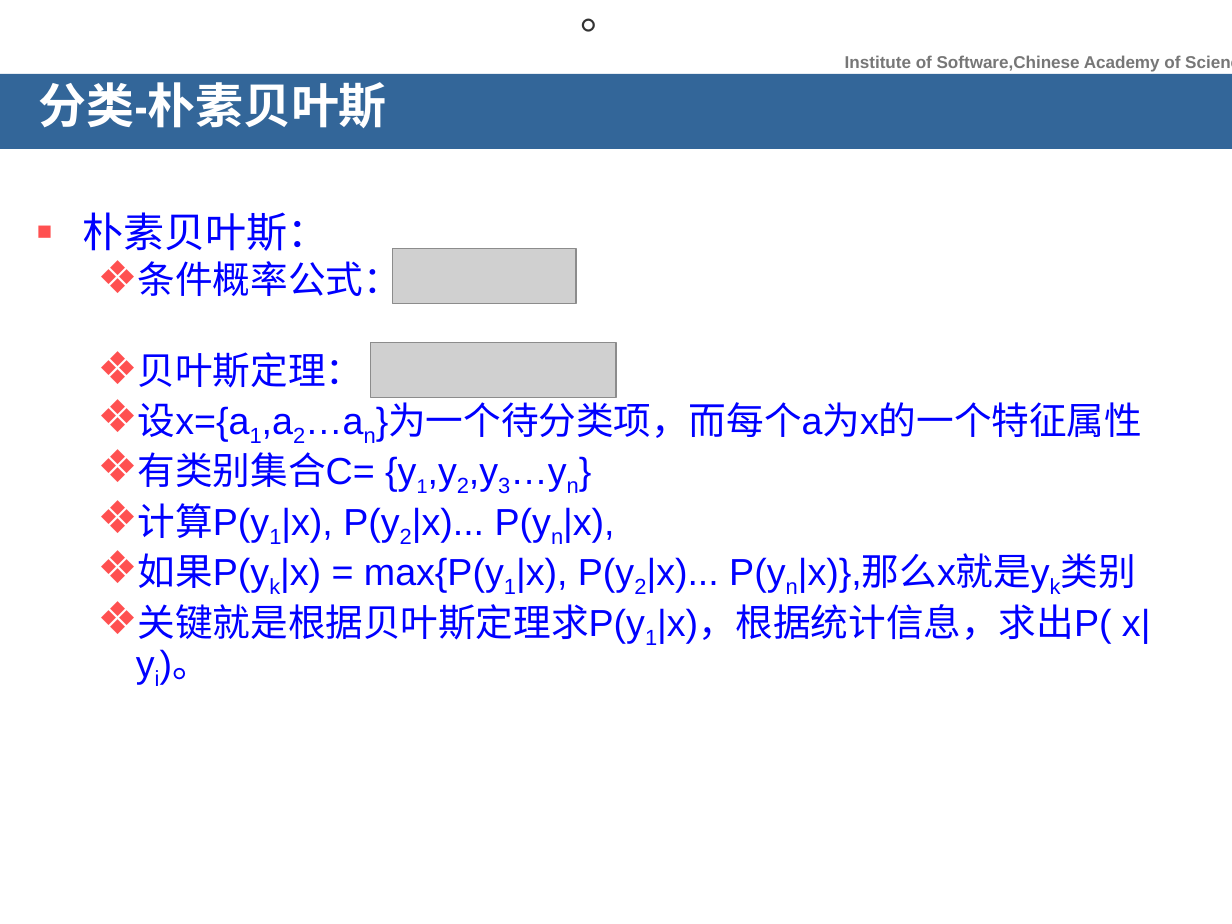
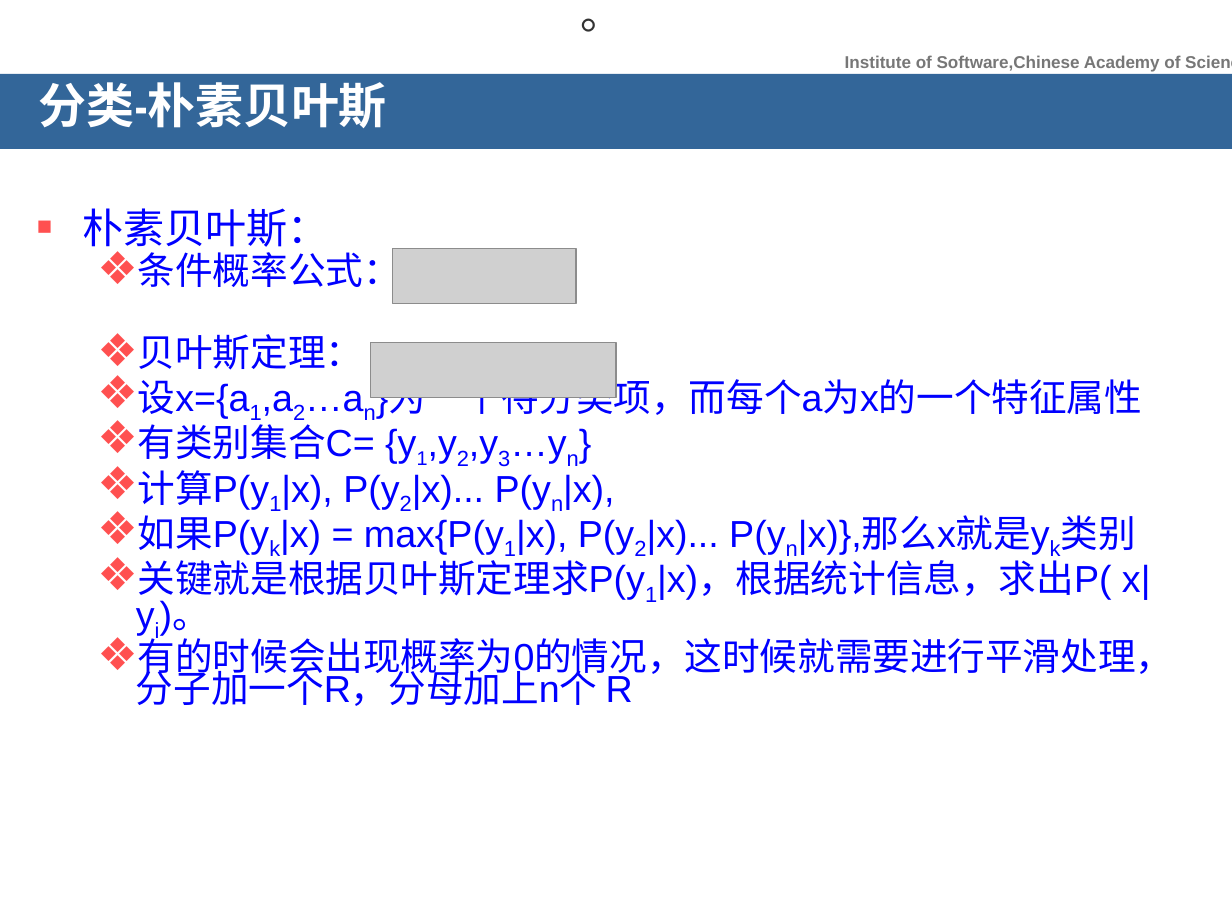
Before and after one commit to songxiaoyuan/myDataBase, a slide deck: slide 14 of documents/机器学习自己看/机器学习基本算法略谈.ppt. Drawn at 1232x924 pixels with LibreOffice and Linux fonts; fonts in the diff are those of the drawing; grey boxes stand for pictures; background and template pictures are left out. Boxes give left, top, right and bottom in pixels: in the first picture for what was removed or moved away, otherwise in the second. Text is boxed around its words. In the diff, an @@ line names an element or a change of style, - is before the commit and + after.

```diff
--- a/documents/机器学习自己看/机器学习基本算法略谈.ppt
+++ b/documents/机器学习自己看/机器学习基本算法略谈.ppt
@@ text at bbox=[82, 208, 1151, 636]: line spacing 0.8 to 0.7 @@
@@ text at bbox=[136, 632, 1174, 706]: paragraph added @@
+  ❖ 有的时候会出现概率为0的情况，这时候就需要进行平滑处理，分子加一个R，分母加上n个 R
```
Also in this commit, not shown: 1 other slide changed, 4 slides added, 3 slides removed, 4 other files.
